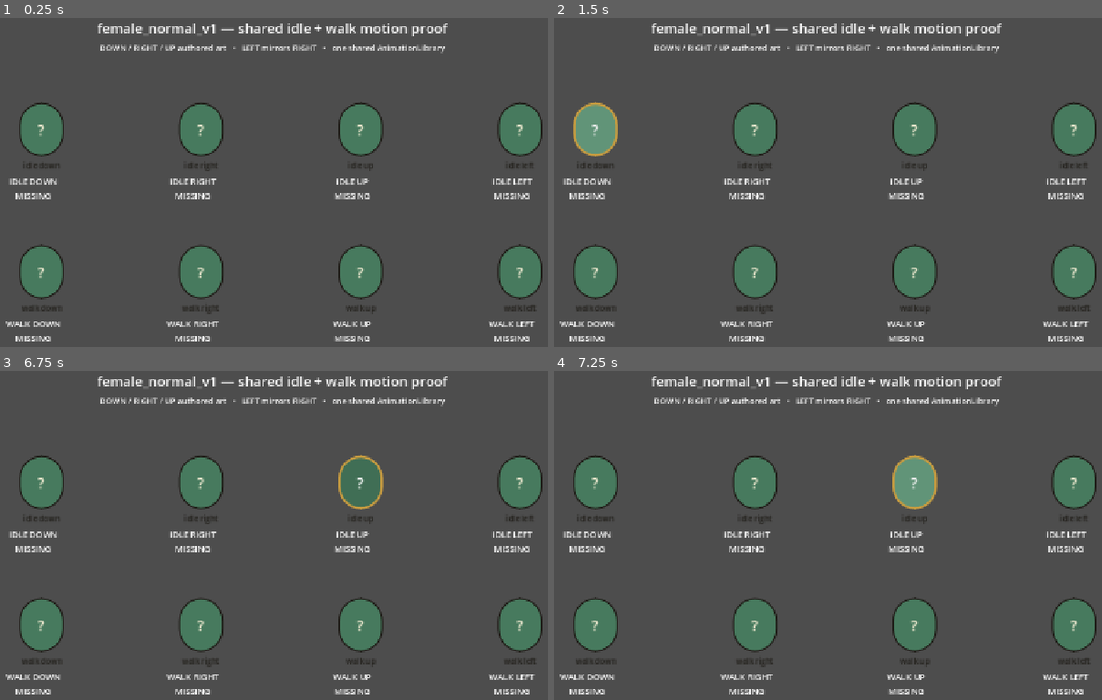
Above: before the commit, frames 1-4 (two rows, left to right).
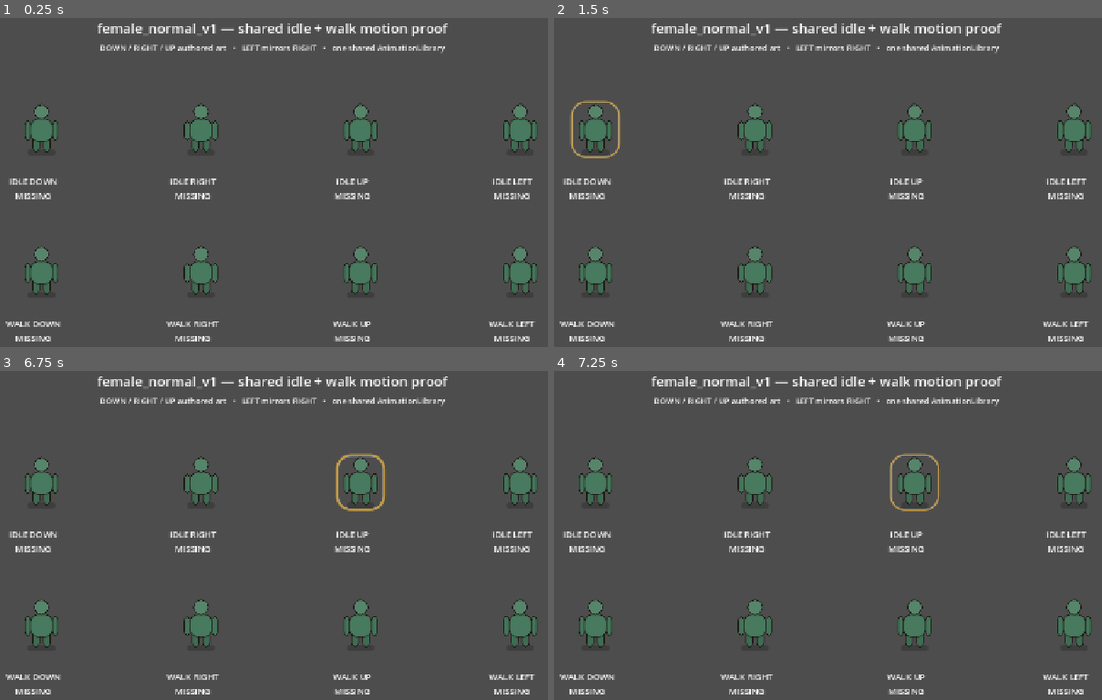
Above: after the commit, the same moments.

Repository: vuanhtuan161094-byte/TongMonBaDao
Game: Godot game, scene res://scenes/p3/p3_2_female_motion_sandbox.tscn
Two runs of this game, one before a commit and one after it. Both use one fixed random seed, a clock stepped at 60 frames per second and the inputs below. This scene is started directly instead of the project's main scene.
Inputs (mouse positions are in pixels of both pictures, inside the frame that each line leads up to):
- Up to frame 1 (0.25 s): no input
- Up to frame 2 (1.5 s): click (597, 129) at 0.5 s, where only the run before the commit has a clickable "?"; click (597, 129) at 1.27 s
- Up to frame 3 (6.75 s): click (43, 482) at 2 s, where only the run before the commit has a clickable "?"; click (43, 482) at 2.77 s; click (43, 482) at 3.5 s, where only the run before the commit has a clickable "?"; click (43, 482) at 4.27 s; tap Enter at 5, 6.5 s; move the mouse to (432, 545) at 5.02 s; click (432, 545) at 5.17 s; tap Space at 5.75 s; drag from (126, 584) to (235, 647) at 5.77 s; move the mouse to (345, 476) at 6.52 s; click (345, 476) at 6.67 s
- Up to frame 4 (7.25 s): no input

The runs differ from the first frame. In frame 1, 5.6% of the frame differs, in the area x 3-100%, y 25-91%; in frame 2, 6.3%, in the area x 2-100%, y 24-91%; in frame 3, 6.0%; in frame 4, 6.2%.

Commit message:
Replace legacy actor initials with humanoid fallback

Diff:
--- a/godot/src/presentation/p3/modular_disciple_actor.gd
+++ b/godot/src/presentation/p3/modular_disciple_actor.gd
@@ -29,6 +29,7 @@
 var visual_components: Dictionary = {}
 var click_button: Button
 var status_label: Label
+var fallback_visual: Control
 var _built := false
 
 func _init() -> void:
@@ -60,6 +61,8 @@
     _ensure_built()
     current_clip = DiscipleActorVisualCatalog.action_clip(action)
     status_label.text = SectMapPresentation.action_label(action)
+    if click_button != null:
+        click_button.tooltip_text = "%s · %s" % [display_name, status_label.text] if display_name != "" else status_label.text
     _play_shared_animation()
 
 func play_walk_for_delta(delta: Vector2) -> void:
@@ -197,15 +200,17 @@
     animation_player.name = "AnimationPlayer"
     visual_root.add_child(animation_player)
 
+    _build_fallback_visual()
+
     click_button = Button.new()
     click_button.name = "ActorButton"
-    click_button.position = Vector2(15.0, 2.0)
-    click_button.size = Vector2(58.0, 70.0)
+    click_button.position = Vector2(12.0, 0.0)
+    click_button.size = Vector2(64.0, 74.0)
     click_button.add_theme_font_size_override("font_size", 20)
     click_button.add_theme_color_override("font_color", PLACEHOLDER_TEXT)
-    click_button.add_theme_stylebox_override("normal", _style(PLACEHOLDER_FILL, PLACEHOLDER_BORDER, 2, 28))
-    click_button.add_theme_stylebox_override("hover", _style(PLACEHOLDER_HOVER, PLACEHOLDER_GOLD, 3, 28))
-    click_button.add_theme_stylebox_override("pressed", _style(PLACEHOLDER_FILL.darkened(0.10), PLACEHOLDER_GOLD, 3, 28))
+    click_button.add_theme_stylebox_override("normal", StyleBoxEmpty.new())
+    click_button.add_theme_stylebox_override("hover", _outline_style(PLACEHOLDER_GOLD, 2, 18))
+    click_button.add_theme_stylebox_override("pressed", _outline_style(PLACEHOLDER_GOLD, 3, 18))
     click_button.pressed.connect(_emit_actor_pressed)
     add_child(click_button)
 
@@ -218,6 +223,7 @@
     status_label.add_theme_font_size_override("font_size", 10)
     status_label.add_theme_color_override("font_color", STATUS_TEXT)
     status_label.mouse_filter = Control.MOUSE_FILTER_IGNORE
+    status_label.visible = false
     add_child(status_label)
 
     _apply_mirror()
@@ -287,19 +293,75 @@
 func _component_key(layer_name: StringName, component_name: StringName) -> String:
     return "%s:%s" % [str(layer_name), str(component_name)]
 
+func _build_fallback_visual() -> void:
+    fallback_visual = Control.new()
+    fallback_visual.name = "FallbackVisual"
+    fallback_visual.position = Vector2(20.0, 3.0)
+    fallback_visual.size = Vector2(48.0, 68.0)
+    fallback_visual.mouse_filter = Control.MOUSE_FILTER_IGNORE
+    add_child(fallback_visual)
+
+    var shadow := Panel.new()
+    shadow.position = Vector2(6.0, 60.0)
+    shadow.size = Vector2(36.0, 8.0)
+    shadow.mouse_filter = Control.MOUSE_FILTER_IGNORE
+    shadow.add_theme_stylebox_override("panel", _style(Color(0.08, 0.10, 0.08, 0.28), Color.TRANSPARENT, 0, 8))
+    fallback_visual.add_child(shadow)
+
+    var leg_l := Panel.new()
+    leg_l.position = Vector2(12.0, 43.0)
+    leg_l.size = Vector2(10.0, 20.0)
+    leg_l.mouse_filter = Control.MOUSE_FILTER_IGNORE
+    leg_l.add_theme_stylebox_override("panel", _style(PLACEHOLDER_FILL.darkened(0.12), PLACEHOLDER_BORDER, 1, 5))
+    fallback_visual.add_child(leg_l)
+
+    var leg_r := Panel.new()
+    leg_r.position = Vector2(26.0, 43.0)
+    leg_r.size = Vector2(10.0, 20.0)
+    leg_r.mouse_filter = Control.MOUSE_FILTER_IGNORE
+    leg_r.add_theme_stylebox_override("panel", _style(PLACEHOLDER_FILL.darkened(0.12), PLACEHOLDER_BORDER, 1, 5))
+    fallback_visual.add_child(leg_r)
+
+    var torso := Panel.new()
+    torso.position = Vector2(9.0, 20.0)
+    torso.size = Vector2(30.0, 30.0)
+    torso.mouse_filter = Control.MOUSE_FILTER_IGNORE
+    torso.add_theme_stylebox_override("panel", _style(PLACEHOLDER_FILL, PLACEHOLDER_BORDER, 1, 10))
+    fallback_visual.add_child(torso)
+
+    for x in [2.0, 38.0]:
+        var arm := Panel.new()
+        arm.position = Vector2(x, 23.0)
+        arm.size = Vector2(8.0, 25.0)
+        arm.mouse_filter = Control.MOUSE_FILTER_IGNORE
+        arm.add_theme_stylebox_override("panel", _style(PLACEHOLDER_FILL.darkened(0.05), PLACEHOLDER_BORDER, 1, 5))
+        fallback_visual.add_child(arm)
+
+    var head := Panel.new()
+    head.position = Vector2(14.0, 1.0)
+    head.size = Vector2(20.0, 20.0)
+    head.mouse_filter = Control.MOUSE_FILTER_IGNORE
+    head.add_theme_stylebox_override("panel", _style(PLACEHOLDER_FILL.lightened(0.08), PLACEHOLDER_BORDER, 1, 10))
+    fallback_visual.add_child(head)
+
 func _refresh_placeholder_mode() -> void:
     if click_button == null:
         return
-    if production_body_active():
-        click_button.text = ""
-        click_button.add_theme_stylebox_override("normal", StyleBoxEmpty.new())
-        click_button.add_theme_stylebox_override("hover", StyleBoxEmpty.new())
-        click_button.add_theme_stylebox_override("pressed", StyleBoxEmpty.new())
-        return
-    click_button.text = display_name.substr(0, 1) if display_name != "" else "?"
-    click_button.add_theme_stylebox_override("normal", _style(PLACEHOLDER_FILL, PLACEHOLDER_BORDER, 2, 28))
-    click_button.add_theme_stylebox_override("hover", _style(PLACEHOLDER_HOVER, PLACEHOLDER_GOLD, 3, 28))
-    click_button.add_theme_stylebox_override("pressed", _style(PLACEHOLDER_FILL.darkened(0.10), PLACEHOLDER_GOLD, 3, 28))
+    var has_production_body := production_body_active()
+    if fallback_visual != null:
+        fallback_visual.visible = not has_production_body
+    click_button.text = ""
+    click_button.add_theme_stylebox_override("normal", StyleBoxEmpty.new())
+    click_button.add_theme_stylebox_override("hover", _outline_style(PLACEHOLDER_GOLD, 2, 18))
+    click_button.add_theme_stylebox_override("pressed", _outline_style(PLACEHOLDER_GOLD, 3, 18))
+
+func _outline_style(border: Color, border_width: int, corner_radius: int) -> StyleBoxFlat:
+    var style := StyleBoxFlat.new()
+    style.bg_color = Color.TRANSPARENT
+    style.border_color = border
+    style.set_border_width_all(border_width)
+    style.set_corner_radius_all(corner_radius)
+    return style
 
 func _style(fill: Color, border: Color, border_width: int, corner_radius: int) -> StyleBoxFlat:
     var style := StyleBoxFlat.new()
